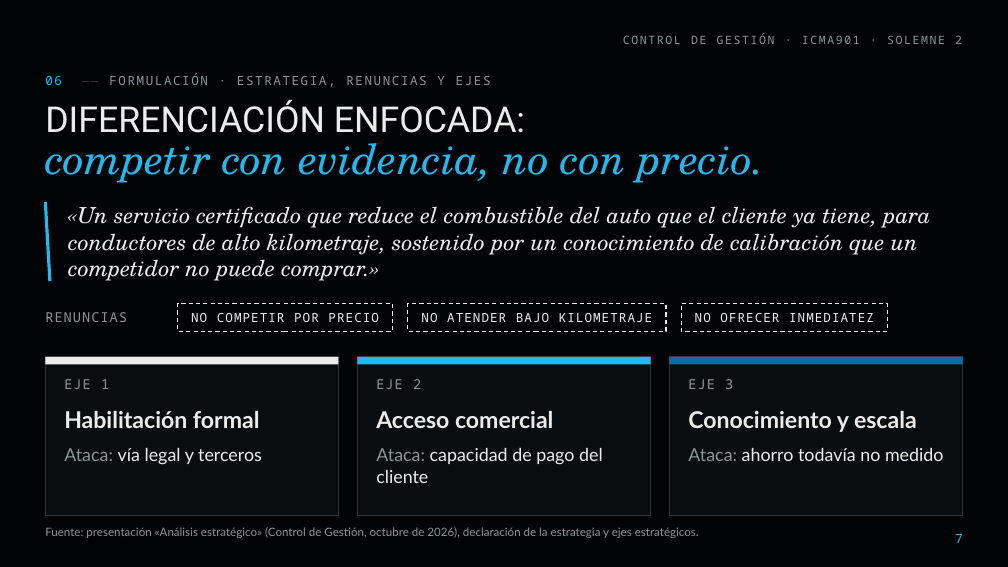
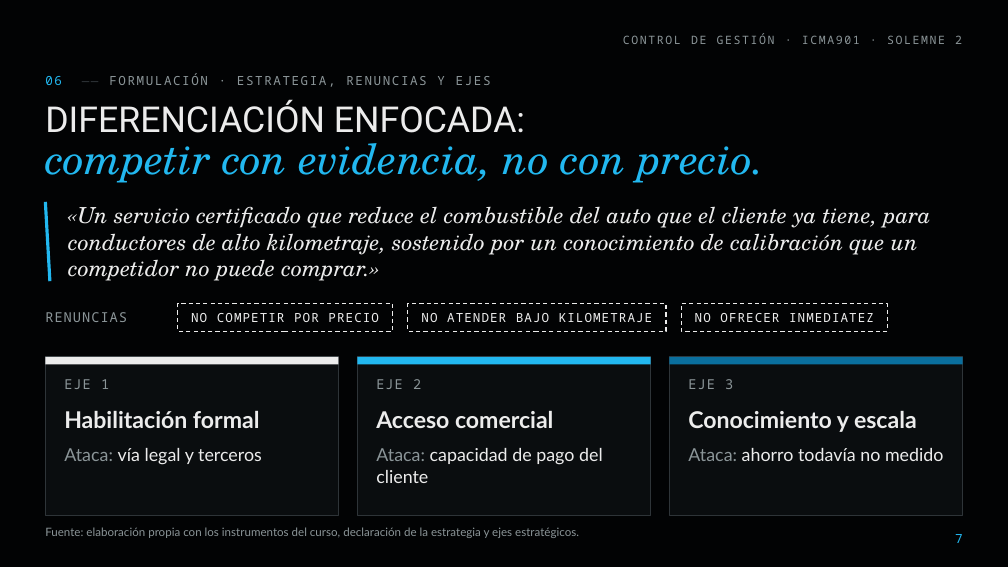
Before and after one commit to diegoaam0109-ux/lumine, a slide deck: slide 7 of solemne-2/Lumine_Solemne2_CMI_Control_de_Gestion.pptx. Drawn at 1008x567 pixels with LibreOffice and Linux fonts; fonts in the diff are those of the drawing; background and template pictures are left out. Boxes give left, top, right and bottom in pixels: in the first picture for what was removed or moved away, otherwise in the second. Text is boxed around its words. In the diff, an @@ line names an element or a change of style, - is before the commit and + after.

```diff
--- a/solemne-2/Lumine_Solemne2_CMI_Control_de_Gestion.pptx
+++ b/solemne-2/Lumine_Solemne2_CMI_Control_de_Gestion.pptx
@@ text at box(45, 527, 579, 538): text changed @@
-Fuente: presentación «Análisis estratégico» (Control de Gestión, octubre de 2026), declaración de la estrategia y ejes estratégicos.
+Fuente: elaboración propia con los instrumentos del curso, declaración de la estrategia y ejes estratégicos.
```
Also in this commit, not shown: 26 other slides changed, 24 other files.
